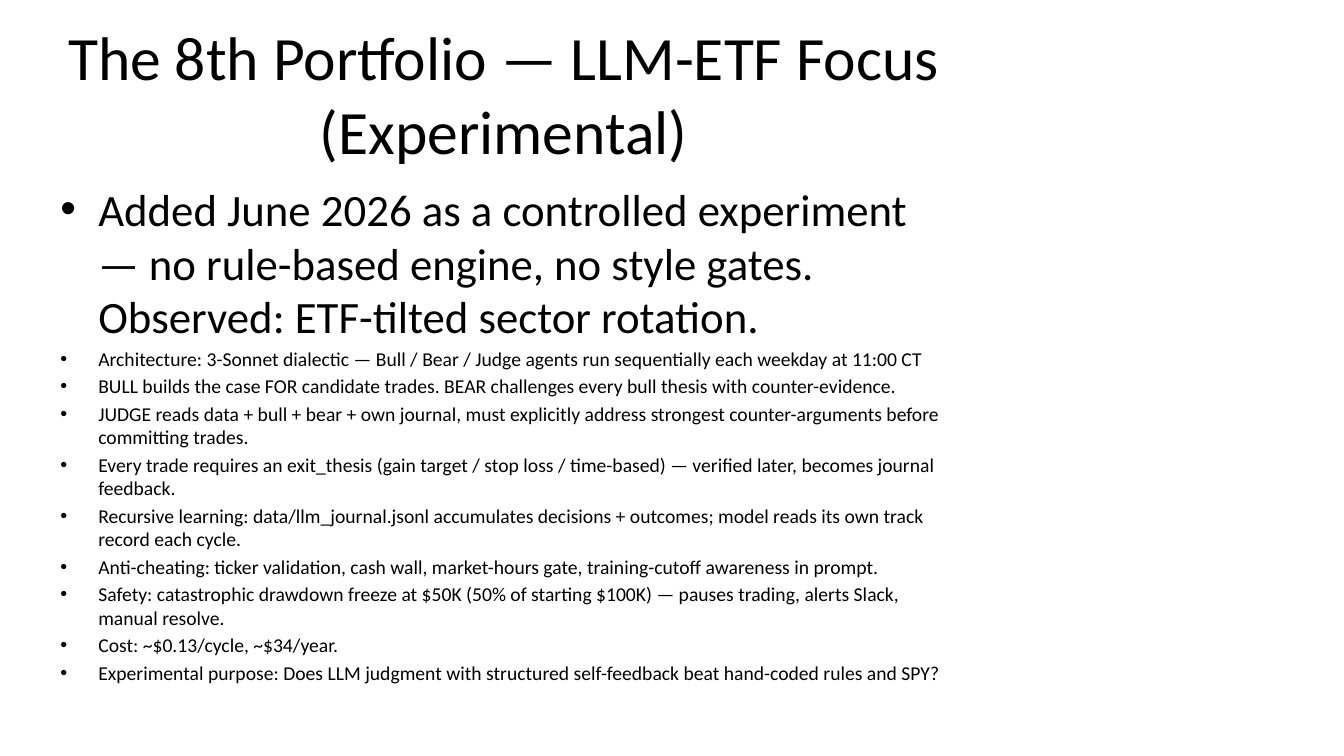
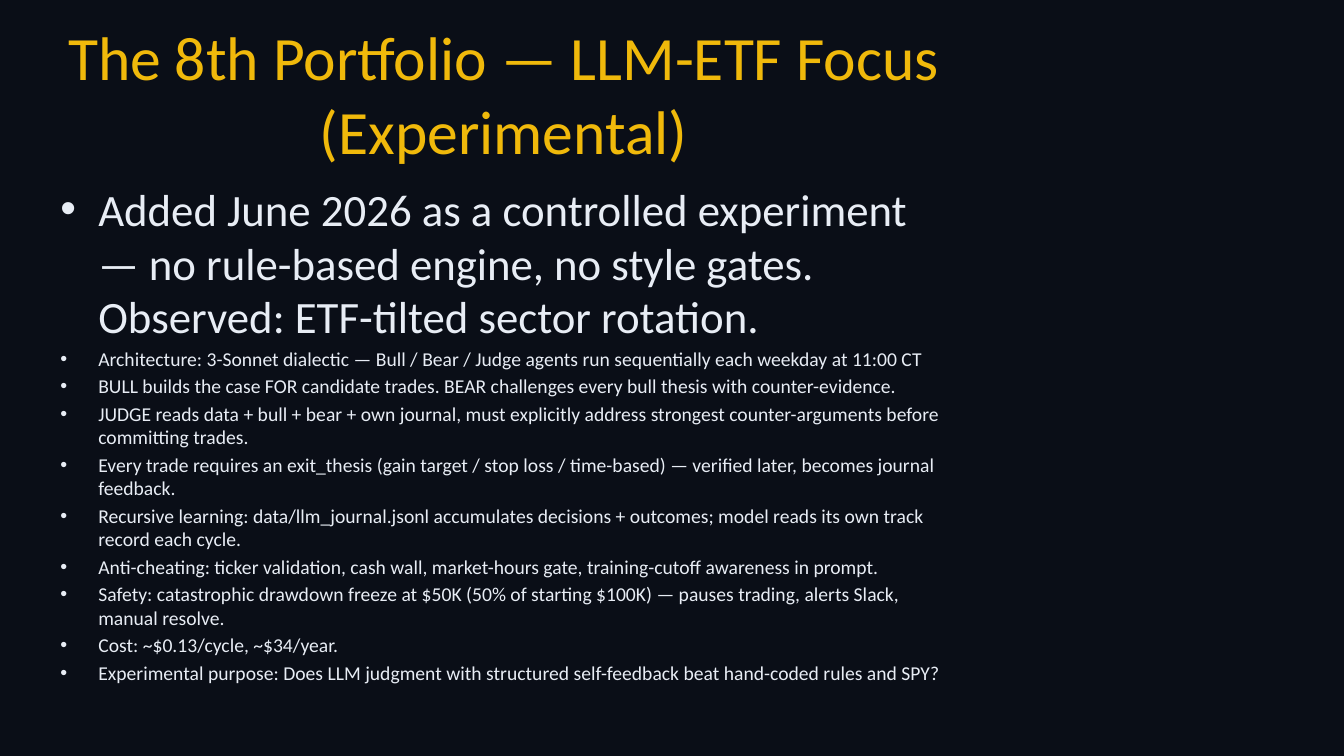
Before and after one commit to cbiggs1-tech/bigclaw-codebase, a slide deck: slide 9 of BigClaw_ShowAndTell.pptx. Drawn at 1344x756 pixels with LibreOffice and Linux fonts; fonts in the diff are those of the drawing. Boxes give left, top, right and bottom in pixels: in the first picture for what was removed or moved away, otherwise in the second. Text is boxed around its words. In the diff, an @@ line names an element or a change of style, - is before the commit and + after.

```diff
--- a/BigClaw_ShowAndTell.pptx
+++ b/BigClaw_ShowAndTell.pptx
@@ background #FFFFFF to #0A0E17 @@
@@ title "The 8th Portfolio — LLM-ETF ..." at (x1=68, y1=37, x2=938, y2=164): text colour #000000 to #F0B90B @@
@@ text "Added June 2026 as a ..." at (x1=98, y1=195, x2=939, y2=684): text colour #000000 to #E8EDF5 @@
```
Also in this commit, not shown: 8 other slides changed.
